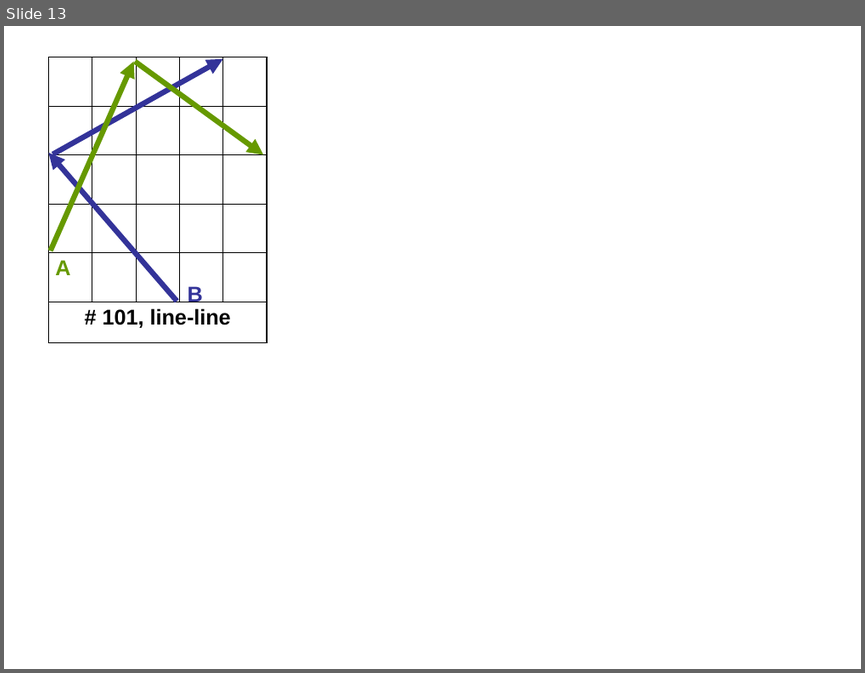
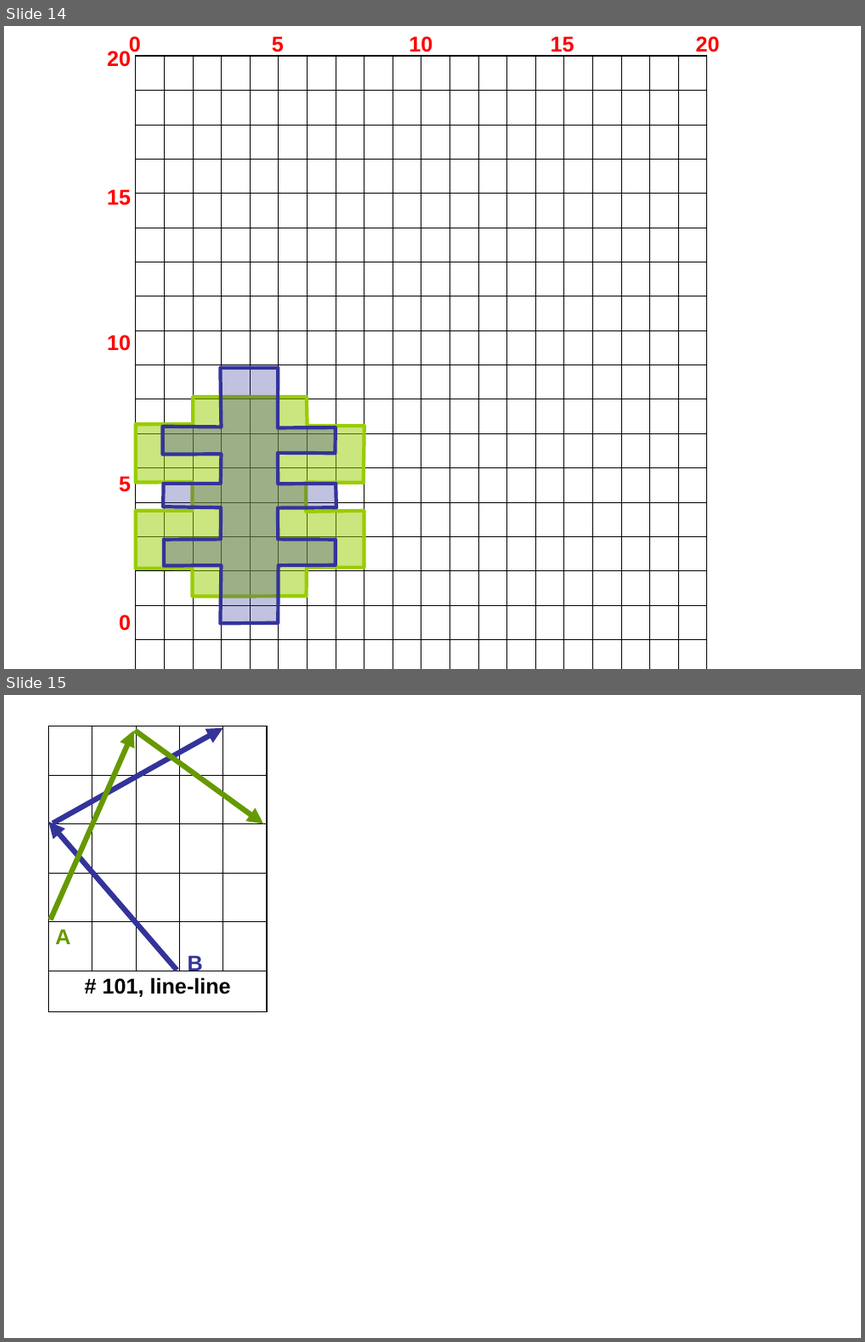
Before and after one commit to boostorg/geometry, a slide deck: doc/testcases/overlay_cases.ppt. Shown one above the other, each under a label of ours: slide 13 before the commit, slides 14 and 15 after it. The pictures are 865x673 and 865x1342 pixels, drawn with LibreOffice and Linux fonts; fonts in the diff are those of the drawing. Boxes give left, top, right and bottom in pixels: in the first picture for what was removed or moved away, otherwise in the second. Text is boxed around its words. In the diff, an @@ line names an element or a change of style, - is before the commit and + after.

```diff
--- a/doc/testcases/overlay_cases.ppt
+++ b/doc/testcases/overlay_cases.ppt
@@ slide 14 added at [4,26,861,669], background #FFFFFF @@
@@ group added at [107,36,720,630]: 10 texts @@
+5
+0
+10
+15
+20
+5
+0
+10
+15
+20
@@ table added at [135,56,701,658], 21 rows, 20 columns @@
+ |  |  |  |  |  |  |  |  |  |  |  |  |  |  |  |  |  |  | 
+ |  |  |  |  |  |  |  |  |  |  |  |  |  |  |  |  |  |  | 
+ |  |  |  |  |  |  |  |  |  |  |  |  |  |  |  |  |  |  | 
+ |  |  |  |  |  |  |  |  |  |  |  |  |  |  |  |  |  |  | 
+ |  |  |  |  |  |  |  |  |  |  |  |  |  |  |  |  |  |  | 
+ |  |  |  |  |  |  |  |  |  |  |  |  |  |  |  |  |  |  | 
+ |  |  |  |  |  |  |  |  |  |  |  |  |  |  |  |  |  |  | 
+ |  |  |  |  |  |  |  |  |  |  |  |  |  |  |  |  |  |  | 
+ |  |  |  |  |  |  |  |  |  |  |  |  |  |  |  |  |  |  | 
+ |  |  |  |  |  |  |  |  |  |  |  |  |  |  |  |  |  |  | 
+ |  |  |  |  |  |  |  |  |  |  |  |  |  |  |  |  |  |  | 
+ |  |  |  |  |  |  |  |  |  |  |  |  |  |  |  |  |  |  | 
+ |  |  |  |  |  |  |  |  |  |  |  |  |  |  |  |  |  |  | 
+ |  |  |  |  |  |  |  |  |  |  |  |  |  |  |  |  |  |  | 
+ |  |  |  |  |  |  |  |  |  |  |  |  |  |  |  |  |  |  | 
+ |  |  |  |  |  |  |  |  |  |  |  |  |  |  |  |  |  |  | 
+ |  |  |  |  |  |  |  |  |  |  |  |  |  |  |  |  |  |  | 
+ |  |  |  |  |  |  |  |  |  |  |  |  |  |  |  |  |  |  | 
+ |  |  |  |  |  |  |  |  |  |  |  |  |  |  |  |  |  |  | 
+ |  |  |  |  |  |  |  |  |  |  |  |  |  |  |  |  |  |  | 
+#collinear overlap cases |  |  |  |  |  |  |  |  |  |  |  |  |  |  |  |  |  |  | 
@@ freeform shape added at [162,368,336,624], fill #333399 at 30% opacity, outline #333399 3 pt @@
@@ freeform shape added at [135,397,364,596], fill #99CC00 at 50% opacity, outline #99CC00 3 pt @@
@@ what was slide 13 is now slide 15 @@
```
Also in this commit, not shown: 1 slide changed, 1 other slide added, 19 other files.
